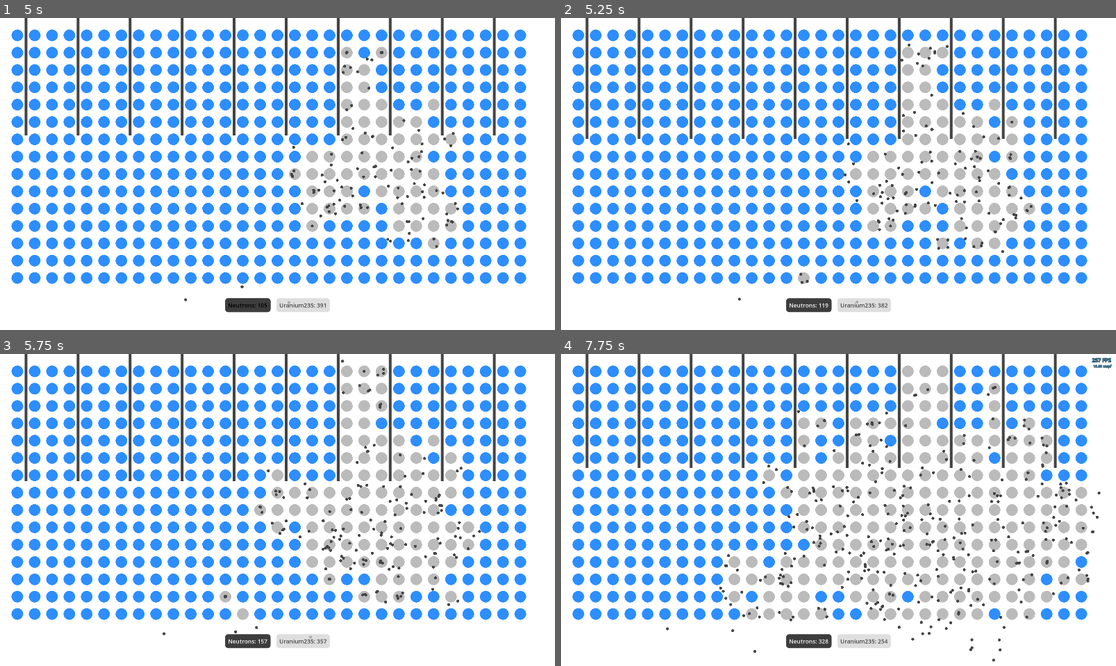
Above: before the commit, frames 1-4 (two rows, left to right).
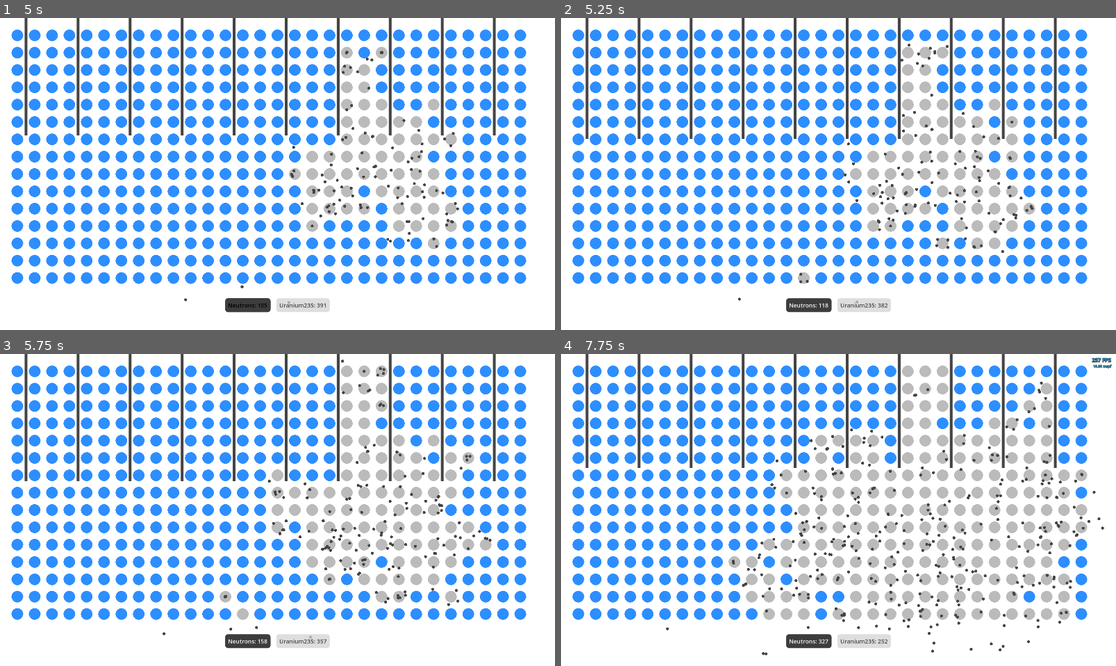
Above: after the commit, the same moments.

Repository: ReneTC/MissionToFission
Game: Godot game, scene res://scenes/menus/main_menu.tscn
Same seed, same stepped clock (60 frames per second), same inputs: the game is played once before the commit and once after it.
Inputs (mouse positions are in pixels of both pictures, inside the frame that each line leads up to):
- Up to frame 1 (5 s): click "Basic Reactor" at 0.5 s; tap Enter at 1.25 s; move the mouse to (399, 158) at 1.27 s; hold Up (ui_up) 1.28-2.03 s; hold E (e) 1.28-2.03 s; click (399, 158) at 1.42 s; move the mouse to (166, 189) at 2.02 s; hold Down (ui_down) 2.03-2.75 s; tap E (e) at 2.1 s; click "Neutrons: 23" at 2.75 s; click "Neutrons: 40" at 3.5 s; click "Neutrons: 61" at 4.25 s
- Up to frame 2 (5.25 s): move the mouse to (894, 105) at 5.02 s; hold Up (ui_up) from 5.03 s (still down); hold Q (q) from 5.03 s (still down)
- Up to frame 3 (5.75 s): keep holding Up (ui_up); keep holding Q (q); tap E (e) at 5.3 s
- Up to frame 4 (7.75 s): move the mouse to (810, 572) at 5.77 s; release Q (q) at 5.78 s; tap E (e) at 5.85, 7.55 s; click (810, 572) at 5.92 s; move the mouse to (1005, 556) at 6.52 s; release Up (ui_up) at 6.53 s; hold E (e) 6.53-7.28 s; hold Down (ui_down) from 6.53 s (still down); tap F3 (cycle_debug_menu) at 7.15 s; move the mouse to (672, 463) at 7.27 s; tap Q (q) at 7.35 s

Frame 1 is identical in both runs. In frame 2, less than 0.1% of the frame differs, in the area x 42-86%, y 43-93%; in frame 3, 0.6%; in frame 4, 4.9%, in the area x 28-98%, y 8-99%.

Commit message:
bug fixes

Diff:
--- a/assets/globals.gd
+++ b/assets/globals.gd
@@ -8,6 +8,12 @@
 func reset_game_var() -> void:
 	Atom.enriched_present = 0
 	Atom.unenriched_present = 0
+	Atom.enable_moderation = false
+	Atom.enable_xenon = false
+	Atom.enable_sponteniues_neutrons = false
+	Atom.keep_enriched = false
+
+	Neutron.enable_moderation = false
 	Neutron.neutrons_present = 0
 
 	DebugMenu.style = DebugMenu.Style.HIDDEN
--- a/assets/scene_fader.gd
+++ b/assets/scene_fader.gd
@@ -1,6 +1,6 @@
 extends Node2D
 
-func fade_in():
+func fade_in() -> void:
 	$CanvasLayer/ColorRect.color = Color(1, 1, 1, 0)
 	$CanvasLayer/ColorRect.z_index = 10
 	# tween to opacity 1
@@ -10,7 +10,7 @@
 	tween.tween_property($CanvasLayer/ColorRect, "color", Color(1, 1, 1, 1), 0.8)
 
 
-func fade_out():
+func fade_out() -> void:
 	$CanvasLayer/ColorRect.color = Color(1, 1, 1, 1)
 	$CanvasLayer/ColorRect.z_index = 10
 	# tween to opacity 1
--- a/scenes/fission_objects/atom.gd
+++ b/scenes/fission_objects/atom.gd
@@ -12,6 +12,7 @@
 var become_xenon_later_chance: float = 0.5
 var xenon_time_rand_multiplier:float = 10
 # timer to not allow enrichment right away after fission
+
 var enirch_timer:bool = true
 
 var neutron_scene: PackedScene
@@ -22,12 +23,12 @@
 # enrich static settings
 static var enriched_present: int = 0
 static var unenriched_present: int = 0
-static var keep_enriched: bool = false
 static var enrich_percent: float = 0.80
 
+static var keep_enriched: bool = false
 static var enable_moderation:bool = false
 static var enable_xenon:bool = false
-
+static var enable_sponteniues_neutrons:bool = false
 
 func get_random_decay_time() -> float:
 	return 50. * randf() + 2.
@@ -38,12 +39,13 @@
 
 	# set collsion size
 	$CollisionShape2D.shape.radius = self.radius
-	$Timer_spontenius_neutron_emission.start(get_random_decay_time())
+
 	if self.is_enriched:
 		set_collision_mask_value(globals.neutrol_collide_slot, true)
-		$Timer_spontenius_neutron_emission.paused = true
 	else:
-		$Timer_spontenius_neutron_emission.paused = false
+		if self.enable_sponteniues_neutrons:
+			$Timer_spontenius_neutron_emission.start(get_random_decay_time())
+			$Timer_spontenius_neutron_emission.paused = false
 	# look for fast nuetrons
 	if self.enable_moderation and self.is_enriched:
 		set_collision_mask_value(globals.moderator_neutron_slot, true)
@@ -89,27 +91,33 @@
 
 func decay() -> void:
 	# check if random atom should enrich
+
 	if keep_enriched:
 		enrich_check()
+
 	if not self.is_xenon and Atom.enable_xenon:
 		# not all should become xenon
 		if randf() < self.become_xenon_later_chance:
 			$Timer_Xenon.start(randf() * self.xenon_time_rand_multiplier)
+
 	self.enirch_timer = false
+
+	$Timer_enrich_wait.start()
+
 	self.is_enriched = false
-	$Timer_spontenius_neutron_emission.paused = false
-	$Timer_spontenius_neutron_emission.wait_time = get_random_decay_time()
+
+	if enable_sponteniues_neutrons:
+		$Timer_spontenius_neutron_emission.start(get_random_decay_time())
+
+
 	unenriched_present += 1
 	enriched_present -= 1
+
 	# disable collison check for decayed atom with neutrons
 	set_collision_mask_value(globals.neutrol_collide_slot, false)
 	if enable_moderation:
 		set_collision_mask_value(globals.moderator_neutron_slot, false)
 	queue_redraw()
-
-	# start timer to not allow enrichjment right away
-	$Timer_enrich_wait.start()
-
 
 
 func enrich_check() -> void:
@@ -120,10 +128,10 @@
 				random_atom.enrich()
 
 
-
 func enrich() -> void:
 	self.is_enriched = true
-	$Timer_spontenius_neutron_emission.paused = true
+	if self.enable_sponteniues_neutrons:
+		$Timer_spontenius_neutron_emission.paused = true
 	unenriched_present -= 1
 	enriched_present += 1
 	# enable collsion check w neutrons again
--- a/scenes/fission_objects/neutron.gd
+++ b/scenes/fission_objects/neutron.gd
@@ -50,5 +50,5 @@
 
 
 func _on_visible_on_screen_notifier_2d_screen_exited() -> void:
+	neutrons_present -= 1
 	queue_free()
-	neutrons_present -= 1
--- a/scenes/maps/basic_reactor.gd
+++ b/scenes/maps/basic_reactor.gd
@@ -10,6 +10,11 @@
 
 # Called when the node enters the scene tree for the first time.
 func _ready() -> void:
+	# set enrichment atom settings
+	Atom.keep_enriched = true
+	Atom.enable_sponteniues_neutrons = false
+	Atom.enrich_percent = 0.95
+
 	# set atoms and controlRods
 	for x in range(0,x_grid_range):
 		for y in range(0, y_grid_range):
@@ -21,8 +26,3 @@
 			var new_controlRod:Node = controlRod_scene.instantiate()
 			new_controlRod.initialize(Vector2(margin + margin*x +0.5*margin, 0))
 			add_child(new_controlRod)
-
-
-	# set enrichment atom settings
-	Atom.keep_enriched = true
-	Atom.enrich_percent = 0.5
--- a/scenes/menus/main_menu.gd
+++ b/scenes/menus/main_menu.gd
@@ -37,8 +37,8 @@
 	tween.connect("finished", on_tween_finished.bind(map_load, scene_file))
 
 func on_tween_finished(map_load:String, scene_file:String) -> void:
+	globals.reset_game_var()
 	GameRunner.map_to_load = map_load
-	globals.reset_game_var()
 	get_tree().change_scene_to_file(scene_file)
 
 func _on_button_quit_pressed() -> void:
--- a/scenes/menus/pause_menu.gd
+++ b/scenes/menus/pause_menu.gd
@@ -45,8 +45,9 @@
 	tween2.set_ease(Tween.EaseType.EASE_OUT)
 	tween2.set_trans(Tween.TransitionType.TRANS_CUBIC)
 	tween2.tween_property(game_runner.map_loaded.get_node("../Camera2D"), "offset:y", -1000, 0.8)
+	$SceneFader.fade_in()
 	tween2.connect("finished", new_map)
-	$SceneFader.fade_in()
+
 
 func new_map() -> void:
 	get_tree().change_scene_to_file("res://scenes/menus/main_menu.tscn")
